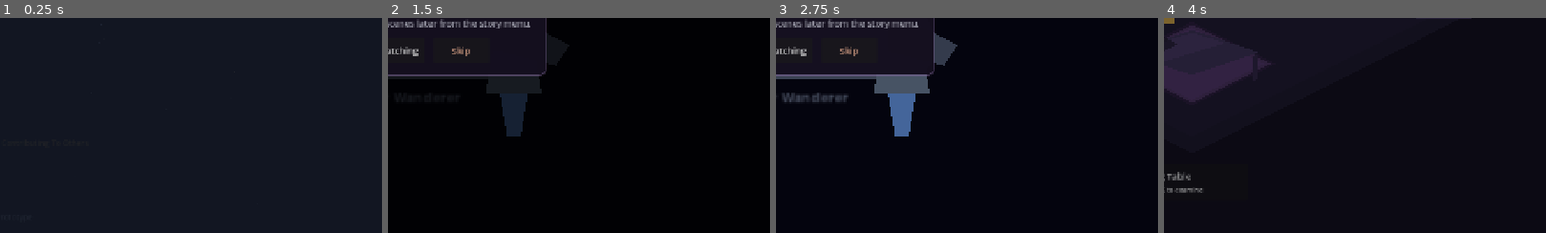
Above: before the commit, frames 1-4 (left to right).
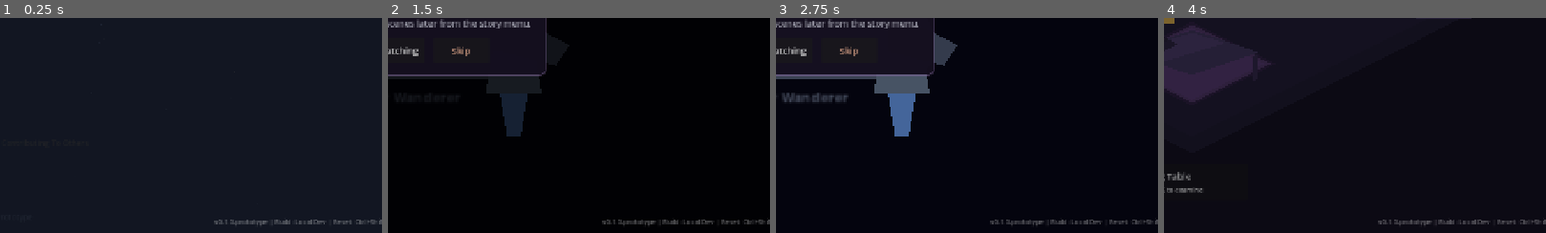
Above: after the commit, the same moments.

Repository: goacto/goacto-game
Game: Godot game, scene res://scenes/main_menu/main_menu.tscn
The game is run twice, just before and just after one commit, with the same random seed, the same clock (stepped at 60 frames per second) and the same inputs. Sound files missing from this copy of the repository are replaced by a short silence.
Inputs (mouse positions are % of the whole screen's width and height, from its top left):
- Up to frame 1 (0.25 s): no input
- Up to frame 2 (1.5 s): click "Begin Journey" at 0.5 s; click "Skip" at 1.25 s
- Up to frame 3 (2.75 s): click "Skip" at 2 s
- Up to frame 4 (4 s): click "Skip" at 2.75 s; click (50, 50) at 3.5 s
The pictures show only the part of the screen within x 50-100%, y 50-100%; the shares and areas given below are measured in that part.

The runs differ from the first frame. In frame 1, 0.5% of the frame differs, in the area x 56-100%, y 93-97%; in frame 2, 0.6%; in frame 3, 0.6%; in frame 4, 0.6%.

Commit message:
Add build timestamp and console placement debug logging
Features:
- Build timestamp overlay (bottom-right) showing version and build info
- Detailed logging for console placement flow to debug freeze issue
- Timeout protection for dialogue waits (30s max)
- call_deferred for dialogue to avoid blocking

🤖 Generated with [Claude Code](https://claude.com/claude-code)

Co-Authored-By: Claude Opus 4.5 <noreply@anthropic.com>

Diff:
--- a/godot/autoload/GameManager.gd
+++ b/godot/autoload/GameManager.gd
@@ -1,6 +1,11 @@
 extends Node
 ## GameManager - Global game state singleton
 ## Manages overall game state, scene transitions, and coordinates between systems
+
+# Version and Build Info
+const VERSION: String = "v0.1.0-prototype"
+const BUILD_TIMESTAMP: String = "LOCAL"  # Updated by CI: YYYYMMDD-HHMMSS
+const RESET_HOTKEY: String = "Ctrl+Shift+R"
 
 # Game States
 enum GameState {
@@ -147,7 +152,44 @@
 	# Create transition overlay
 	_create_transition_overlay()
 
+	# Create version overlay
+	_create_version_overlay()
+
 	print("[GameManager] Initialized - GOACTO Mindscape ready")
+
+
+# Version overlay for debugging
+var version_overlay: CanvasLayer = null
+
+func _create_version_overlay() -> void:
+	version_overlay = CanvasLayer.new()
+	version_overlay.name = "VersionOverlay"
+	version_overlay.layer = 100  # Always on top
+	add_child(version_overlay)
+
+	var label = Label.new()
+	label.name = "VersionLabel"
+
+	# Build info text
+	var build_info = BUILD_TIMESTAMP if BUILD_TIMESTAMP != "LOCAL" else "Local Dev"
+	label.text = "%s | Build: %s | Reset: %s" % [VERSION, build_info, RESET_HOTKEY]
+
+	# Position in bottom-right
+	label.horizontal_alignment = HORIZONTAL_ALIGNMENT_RIGHT
+	label.anchor_left = 1.0
+	label.anchor_right = 1.0
+	label.anchor_top = 1.0
+	label.anchor_bottom = 1.0
+	label.offset_left = -300
+	label.offset_right = -10
+	label.offset_top = -30
+	label.offset_bottom = -10
+
+	# Styling - subtle
+	label.add_theme_font_size_override("font_size", 12)
+	label.add_theme_color_override("font_color", Color(1, 1, 1, 0.4))
+
+	version_overlay.add_child(label)
 
 
 # Transition overlay
--- a/godot/scenes/bedroom/bedroom.gd
+++ b/godot/scenes/bedroom/bedroom.gd
@@ -1183,56 +1183,115 @@
 
 
 func _place_console_from_inventory() -> void:
+	print("[Bedroom] === _place_console_from_inventory START ===")
+
 	# Check if player has console in inventory
 	if not GameManager.has_item("mindscape_console"):
+		print("[Bedroom] No console in inventory")
 		_show_dialogue("Empty Pedestal", "This pedestal is designed for the Mindscape Console.\n\n*You don't have the console yet*\n\nSearch the ship to find Great-Elder Zyx's console.")
 		return
 
+	print("[Bedroom] Console in inventory, showing placement dialogue...")
 	# Show placement dialogue then place
 	_show_dialogue("Placing Console...", "This console was used by your great-elder Zyx to connect with humans on Earth.\n\nNow it's your turn to carry on the family tradition.\n\n*The console hums eagerly in your hands*")
 
-	# Wait for dialogue to close, then place
+	# Wait for dialogue to close, then place (with timeout)
+	print("[Bedroom] Waiting for dialogue to close...")
+	var wait_time := 0.0
+	const MAX_WAIT := 30.0  # 30 second timeout
+
 	await get_tree().create_timer(0.1).timeout
-	while in_dialogue:
+	while in_dialogue and wait_time < MAX_WAIT:
 		await get_tree().create_timer(0.1).timeout
-
+		wait_time += 0.1
+		if int(wait_time * 10) % 50 == 0:  # Log every 5 seconds
+			print("[Bedroom] Still waiting for dialogue... ", wait_time, "s")
+
+	if wait_time >= MAX_WAIT:
+		print("[Bedroom] WARNING: Dialogue wait timed out after ", MAX_WAIT, "s")
+		in_dialogue = false  # Force close
+
+	print("[Bedroom] Dialogue closed, calling _place_console...")
 	_place_console()
 
 
 func _place_console() -> void:
+	print("[Bedroom] === _place_console START ===")
+
+	# Safety check
+	if not is_inside_tree():
+		push_warning("[Bedroom] Cannot place console - not in tree")
+		return
+
 	# Mark console as placed
+	print("[Bedroom] Marking console as placed...")
 	GameManager.player_data["console_placed_in_bedroom"] = true
 	GameManager.player_data.erase("needs_console_placement")
 	GameManager.remove_item("mindscape_console")
 	console_placed = true
 
 	# Remove placement indicator
-	if placement_indicator:
+	print("[Bedroom] Removing placement indicator...")
+	if placement_indicator and is_instance_valid(placement_indicator):
 		placement_indicator.queue_free()
 		placement_indicator = null
 
 	# Remove placement spot from interactions, add console
+	print("[Bedroom] Updating object positions...")
 	object_positions.erase("ConsolePlacementSpot")
 	object_positions["Console"] = Vector2(280, -80)
 
 	# Show console visual
-	if console_visual:
+	print("[Bedroom] Showing console visual...")
+	if console_visual and is_instance_valid(console_visual):
 		console_visual.visible = true
-	if headset_glow:
+	if headset_glow and is_instance_valid(headset_glow):
 		headset_glow.visible = true
 
 	# Setup console hologram effects
+	print("[Bedroom] Setting up hologram effects...")
 	_setup_console_hologram()
 
 	# Play placement sound
+	print("[Bedroom] Playing placement sound...")
 	_play_sfx("res://audio/sfx/console_place.wav")
 
 	# Save game
+	print("[Bedroom] Saving game...")
 	SaveManager.save_game()
 
-	# Show placement confirmation
-	await get_tree().create_timer(0.5).timeout
+	print("[Bedroom] Console placed! Scheduling confirmation dialogue...")
+
+	# Show placement confirmation using call_deferred to avoid blocking
+	call_deferred("_show_console_activation_dialogue")
+
+
+func _show_console_activation_dialogue() -> void:
+	print("[Bedroom] === _show_console_activation_dialogue START ===")
+
+	if not is_inside_tree():
+		print("[Bedroom] ERROR: Not in tree, cannot show dialogue")
+		return
+
+	# Small delay before showing dialogue
+	print("[Bedroom] Creating timer for dialogue delay...")
+	var timer = get_tree().create_timer(0.5)
+	print("[Bedroom] Timer created, awaiting...")
+	await timer.timeout
+	print("[Bedroom] Timer completed!")
+
+	if not is_inside_tree():
+		print("[Bedroom] ERROR: Left tree during timer wait")
+		return
+
+	# Safety check for dialogue panel
+	if not dialogue_panel or not is_instance_valid(dialogue_panel):
+		print("[Bedroom] ERROR: dialogue_panel is invalid!")
+		return
+
+	print("[Bedroom] Showing activation dialogue...")
 	_show_dialogue("Console Activated!", "The Mindscape Console is now set up!\n\n*Ancient Goactorian symbols flicker to life on the holographic display*\n\nApproach the console and put on the neural headset to connect with your human companion.", "res://audio/voice/bedroom/console_placed.ogg")
+	print("[Bedroom] === Console placement complete ===")
 
 
 func _animate_room(delta: float) -> void:
